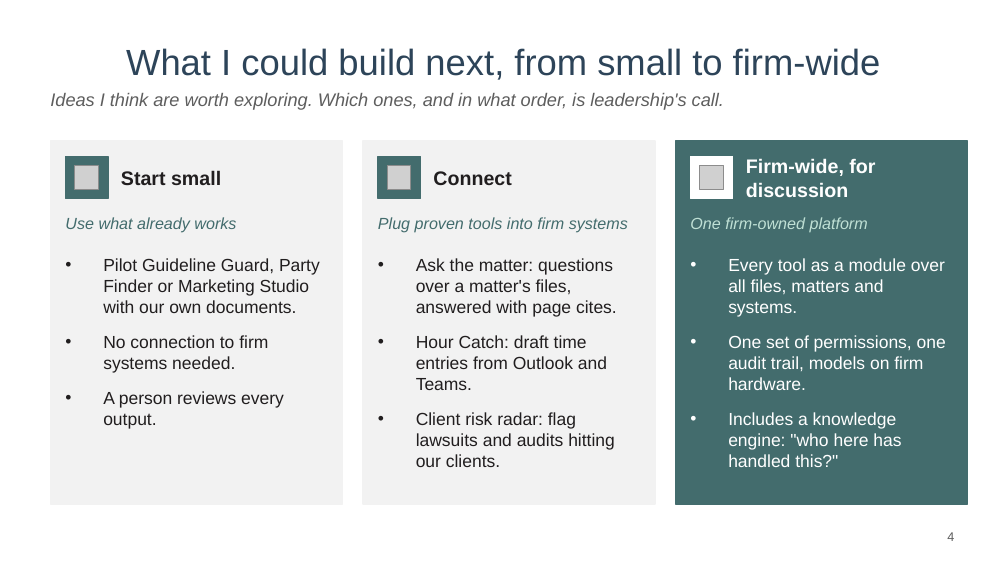
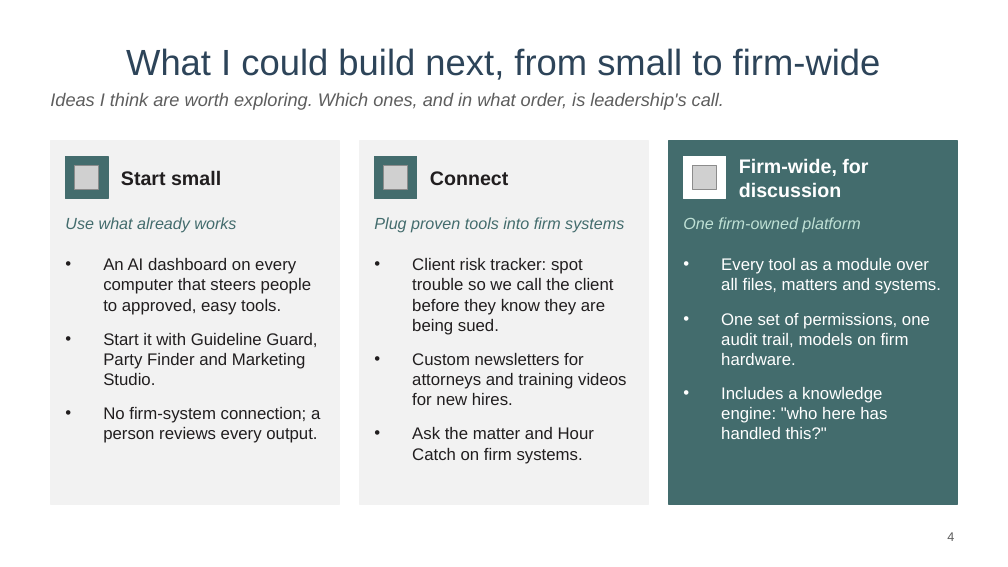
Before and after one commit to mylesparslow-collab/legal-portfolio, a slide deck: slide 4 of downloads/AI-ideas-Myles-Parslow.pptx. Drawn at 1008x567 pixels with LibreOffice and Linux fonts; fonts in the diff are those of the drawing; grey boxes stand for pictures; background and template pictures are left out. Boxes give left, top, right and bottom in pixels: in the first picture for what was removed or moved away, otherwise in the second. Text is boxed around its words. In the diff, an @@ line names an element or a change of style, - is before the commit and + after.

```diff
--- a/downloads/AI-ideas-Myles-Parslow.pptx
+++ b/downloads/AI-ideas-Myles-Parslow.pptx
@@ 4 rectangles, 1 text: place and size @@
-4 rectangles, 1 text at (363,141,968,504)
+4 rectangles, 1 text at (359,141,958,504)
@@ picture: place and size @@
-picture at (700,165,724,190)
+picture at (692,165,717,190)
@@ text "Firm-wide, for discussion": place and size @@
-text "Firm-wide, for discussion" at (746,158,875,197)
+text "Firm-wide, for discussion" at (739,158,868,197)
@@ text "One firm-owned platform": place and size @@
-text "One firm-owned platform" at (690,217,868,232)
+text "One firm-owned platform" at (683,217,860,233)
@@ text at (103,258,320,443): text changed; size 12.5 to 12 pt @@
-• Pilot Guideline Guard, Party Finder or Marketing Studio with our own documents.
-• No connection to firm systems needed.
-• A person reviews every output.
+• An AI dashboard on every computer that steers people to approved, easy tools.
+• Start it with Guideline Guard, Party Finder and Marketing Studio.
+• No firm-system connection; a person reviews every output.
@@ text at (412,258,626,464): text changed; size 12.5 to 12 pt @@
-• Ask the matter: questions over a matter's files, answered with page cites.
-• Hour Catch: draft time entries from Outlook and Teams.
-• Client risk radar: flag lawsuits and audits hitting our clients.
+• Client risk tracker: spot trouble so we call the client before they know they are being sued.
+• Custom newsletters for attorneys and training videos for new hires.
+• Ask the matter and Hour Catch on firm systems.
@@ text "Every tool as a module ...": place and size @@
-text "Every tool as a module ..." at (728,258,946,467)
+text "Every tool as a module ..." at (721,258,941,439)
@@ text "Every tool as a module ..." at (721,258,941,439): size 12.5 to 12 pt @@
```
Also in this commit, not shown: 3 other slides changed, 1 slide added, 1 slide removed.
